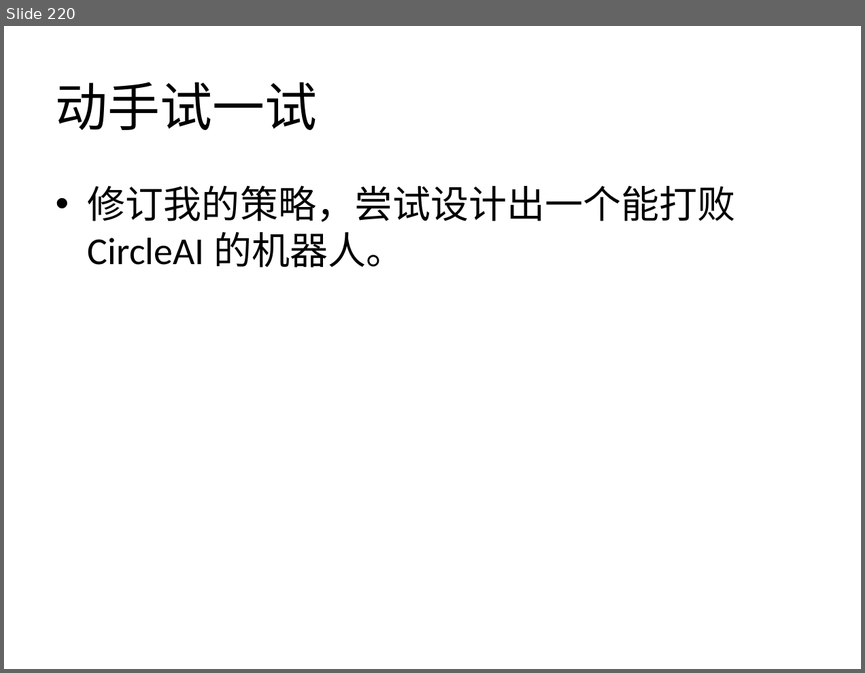
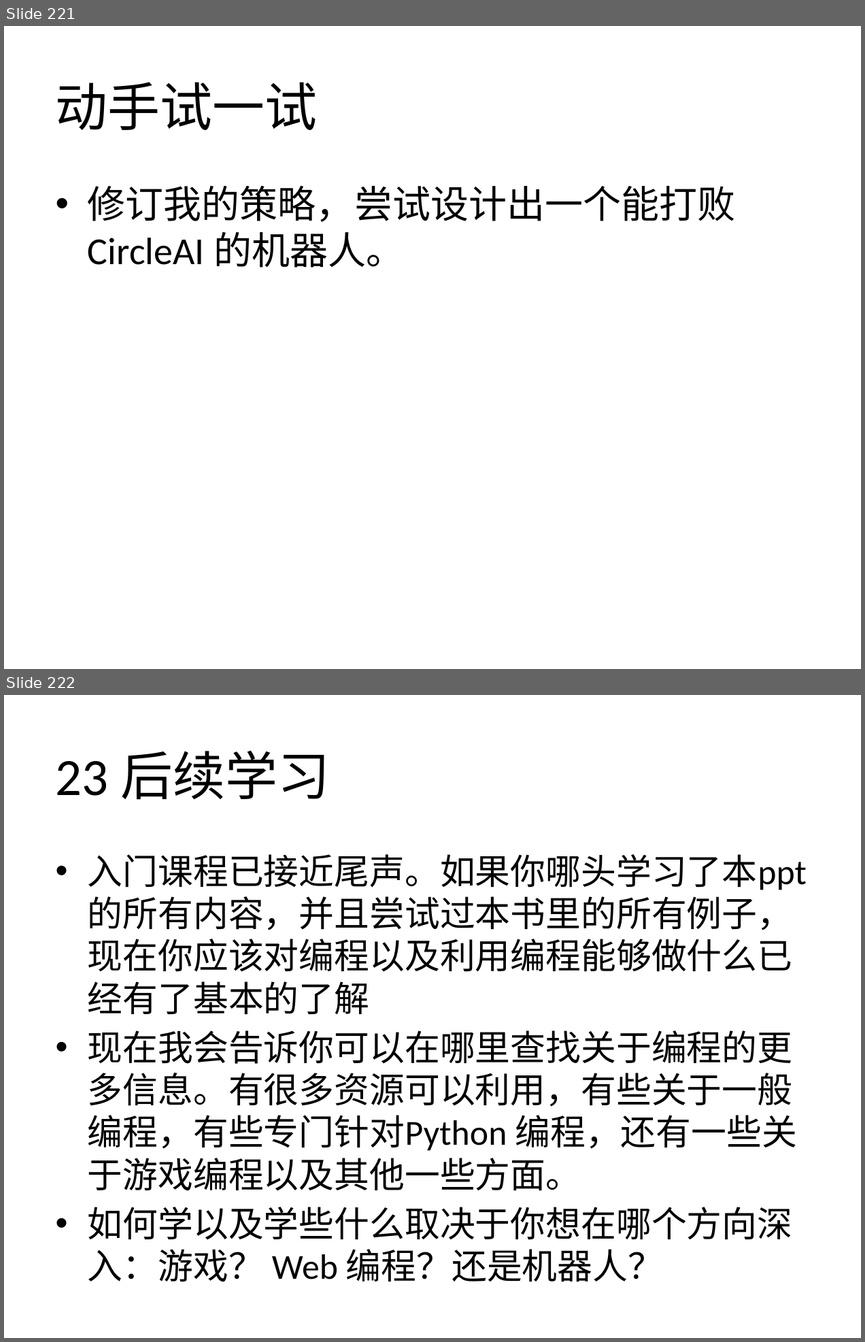
Before and after one commit to zhinan18/Python3, a slide deck: readme/Python3.pptx. Shown one above the other, each under a label of ours: slide 220 before the commit, slides 221 and 222 after it. The pictures are 865x673 and 865x1342 pixels, drawn with LibreOffice and Linux fonts; fonts in the diff are those of the drawing. Boxes give left, top, right and bottom in pixels: in the first picture for what was removed or moved away, otherwise in the second. Text is boxed around its words. In the diff, an @@ line names an element or a change of style, - is before the commit and + after.

```diff
--- a/readme/Python3.pptx
+++ b/readme/Python3.pptx
@@ slide 222 added at (4,695,861,1338), background #FFFFFF @@
@@ title added at (56,750,330,800), 44 pt, text #000000 @@
+23 后续学习
@@ text added at (88,854,806,1282), 29.6 pt, text #000000 @@
+• 入门课程已接近尾声。如果你哪头学习了本ppt的所有内容，并且尝试过本书里的所有例子，现在你应该对编程以及利用编程能够做什么已经有了基本的了解
+• 现在我会告诉你可以在哪里查找关于编程的更多信息。有很多资源可以利用，有些关于一般编程，有些专门针对Python 编程，还有一些关于游戏编程以及其他一些方面。
+• 如何学以及学些什么取决于你想在哪个方向深入：游戏？ Web 编程？还是机器人？
@@ what was slide 220 is now slide 221 @@
```
Also in this commit, not shown: 1 slide changed, 9 other slides added, 6 other files.
